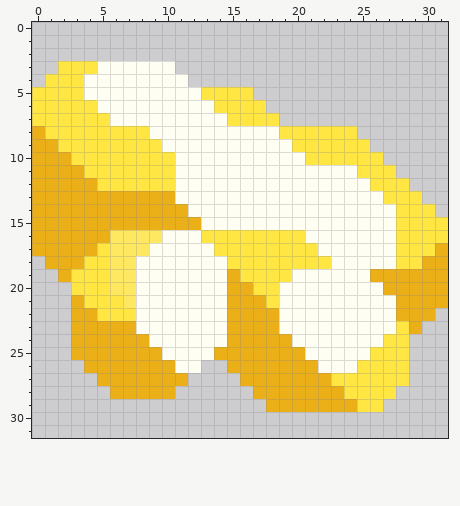
A pixel-art sprite gets an edit: assets/sprites/blocks/environment/gold3.png. The first picture shows the starting point.
The file is 32x32 pixels.
Now the later version:
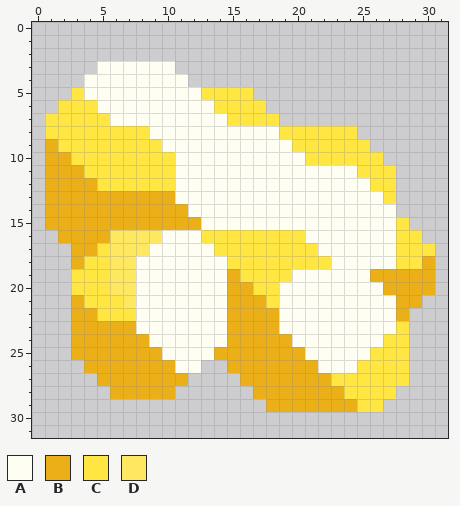
Palette (. is transparent): A #fffef2  B #ebaf18  C #ffe642  D #fee761
Change:
y 3: x 2..4 CCC -> ...
y 4: x 1..3 CCC -> ...
y 5: x 0..2 CCC -> ...
y 6: x 0..1 CC -> ..
y 7: x 0 C -> .
y 8..11: x 0 B -> .
y 12: x 0 B -> .; x 28 C -> .
y 13: x 0 B -> .; x 28..29 CC -> ..
y 14: x 0 B -> .; x 28..30 CCC -> ...
y 15: x 0 B -> .; x 29..31 CCC -> ...
y 16: x 0..1 BB -> ..; x 30..31 CC -> ..
y 17: x 0..2 BBB -> ...; x 31 B -> .
y 18: x 1..2 BB -> ..; x 31 B -> .
y 19: x 2 B -> .; x 31 B -> .
y 20: x 31 B -> .
y 21: x 30..31 BB -> ..
y 22: x 29..30 BB -> ..
y 23: x 29 B -> .
